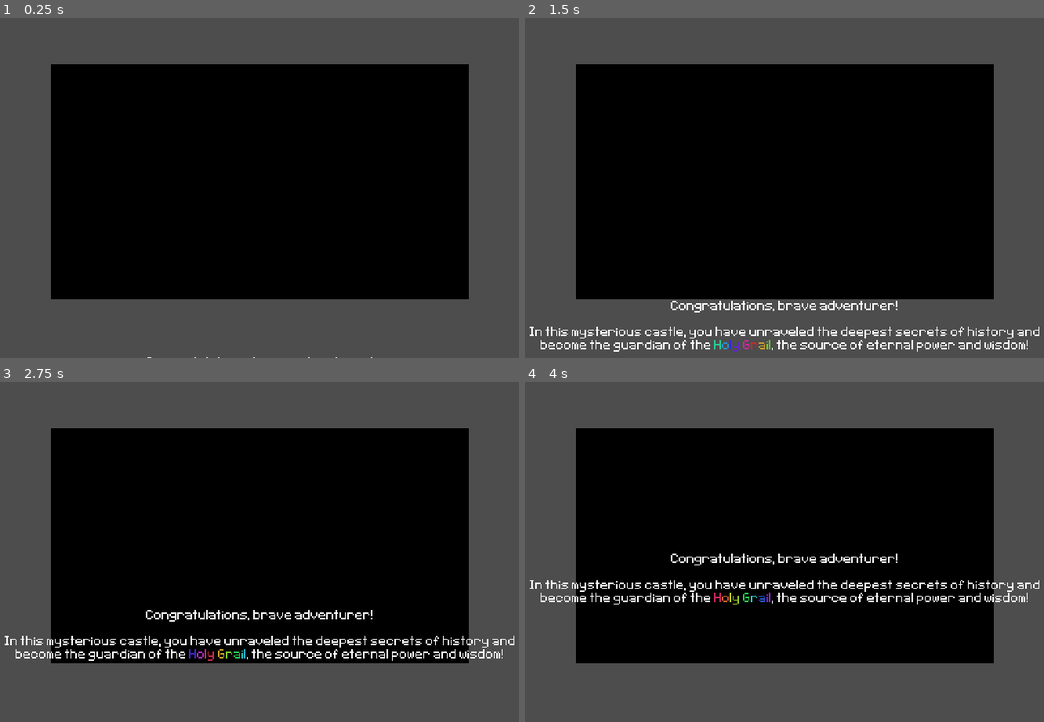
Above: before the commit, frames 1-4 (two rows, left to right).
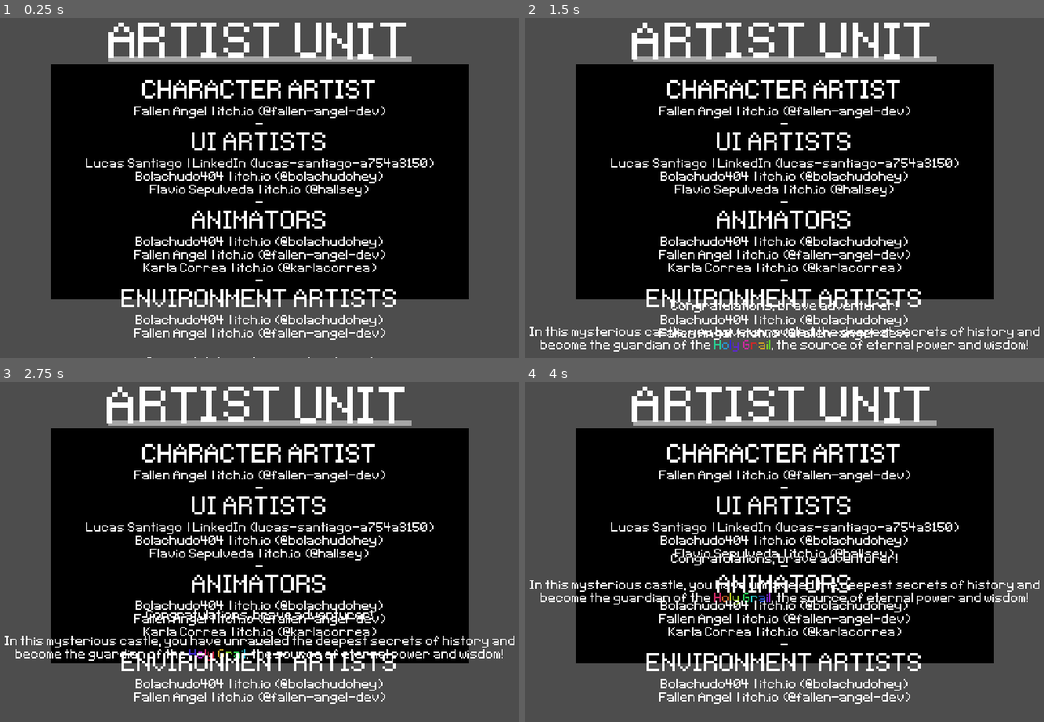
Above: after the commit, the same moments.

Repository: gumaciel/awesome-game-jam-01
Game: Godot game, scene res://scenes/main/main.tscn
Two runs of this game, one before a commit and one after it. Both use one fixed random seed, a clock stepped at 60 frames per second and the inputs below. The engine's default icon, where the game draws it, is replaced by a stand-in: a white triangle on a blue panel in a dark square.
Inputs (mouse positions are in pixels of both pictures, inside the frame that each line leads up to):
- Up to frame 1 (0.25 s): no input
- Up to frame 2 (1.5 s): move the mouse to (924, 164) at 0.52 s; hold D (move_right) 0.53-1.28 s; hold J (alternate) 0.53-1.28 s; click (924, 164) at 0.67 s; move the mouse to (659, 198) at 1.27 s; hold S (move_down) from 1.28 s (still down); tap J (alternate) at 1.35 s
- Up to frame 3 (2.75 s): move the mouse to (321, 467) at 2.02 s; release S (move_down) at 2.03 s; hold D (move_right) from 2.03 s (still down); hold J (alternate) from 2.03 s (still down)
- Up to frame 4 (4 s): move the mouse to (753, 616) at 2.77 s; release D (move_right) at 2.78 s; release J (alternate) at 2.78 s; hold W (move_up) 2.78-3.53 s; tap J (alternate) at 2.85 s; click (753, 616) at 2.92 s; move the mouse to (971, 599) at 3.52 s; hold A (move_left) from 3.53 s (still down); hold J (alternate) from 3.53 s (still down)

The runs differ from the first frame. In frame 1, 9.6% of the frame differs, in the area x 16-84%, y 1-95%; in frame 2, 9.5%; in frame 3, 9.5%; in frame 4, 9.5%.

Commit message:
Update ending.tscn

Diff:
--- a/scenes/ending/ending.tscn
+++ b/scenes/ending/ending.tscn
@@ -9,7 +9,7 @@
 
 [sub_resource type="Animation" id="Animation_pr8wy"]
 resource_name = "load"
-length = 100.0
+length = 115.0
 step = 1.0
 tracks/0/type = "value"
 tracks/0/imported = false
@@ -509,6 +509,7 @@
 grow_vertical = 2
 
 [node name="SoundUnit" type="VBoxContainer" parent="Sound"]
+visible = false
 layout_mode = 2
 
 [node name="Title" type="RichTextLabel" parent="Sound/SoundUnit"]
@@ -541,4 +542,55 @@
 scroll_active = false
 autowrap_mode = 0
 
+[node name="Artist" type="AspectRatioContainer" parent="."]
+layout_mode = 1
+anchors_preset = 8
+anchor_left = 0.5
+anchor_top = 0.5
+anchor_right = 0.5
+anchor_bottom = 0.5
+offset_left = -116.0
+offset_top = -102.0
+offset_right = 116.0
+offset_bottom = 102.0
+grow_horizontal = 2
+grow_vertical = 2
+
+[node name="ArtistUnit" type="VBoxContainer" parent="Artist"]
+layout_mode = 2
+
+[node name="Title" type="RichTextLabel" parent="Artist/ArtistUnit"]
+layout_mode = 2
+theme_override_fonts/normal_font = ExtResource("5_0wkje")
+theme_override_font_sizes/normal_font_size = 64
+bbcode_enabled = true
+text = "[center][shake][u]ARTIST UNIT"
+fit_content = true
+scroll_active = false
+autowrap_mode = 0
+
+[node name="Body" type="RichTextLabel" parent="Artist/ArtistUnit"]
+layout_mode = 2
+theme_override_fonts/normal_font = ExtResource("5_0wkje")
+bbcode_enabled = true
+text = "[center][font_size=32]CHARACTER ARTIST[/font_size]
+Fallen Angel | itch.io (@fallen-angel-dev)
+-
+[font_size=32]UI ARTISTS[/font_size]
+Lucas Santiago | LinkedIn (lucas-santiago-a754a3150)
+Bolachudo404 | itch.io (@bolachudohey)
+Flavio Sepulveda | itch.io (@hallsey)
+-
+[font_size=32]ANIMATORS[/font_size]
+Bolachudo404 | itch.io (@bolachudohey)
+Fallen Angel | itch.io (@fallen-angel-dev)
+Karla Correa | itch.io (@karlacorrea)
+-
+[font_size=32]ENVIRONMENT ARTISTS[/font_size]
+Bolachudo404 | itch.io (@bolachudohey)
+Fallen Angel | itch.io (@fallen-angel-dev)"
+fit_content = true
+scroll_active = false
+autowrap_mode = 0
+
 [connection signal="animation_finished" from="AnimationPlayer" to="." method="_on_animation_player_animation_finished"]
